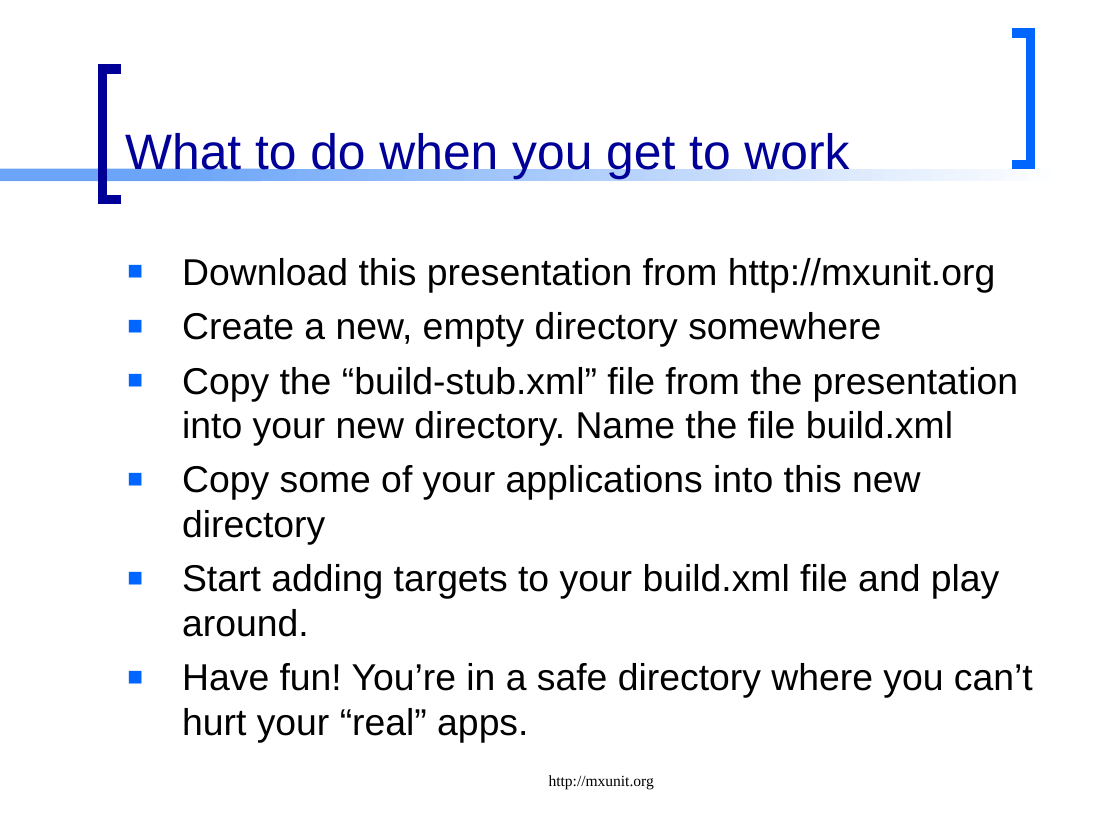
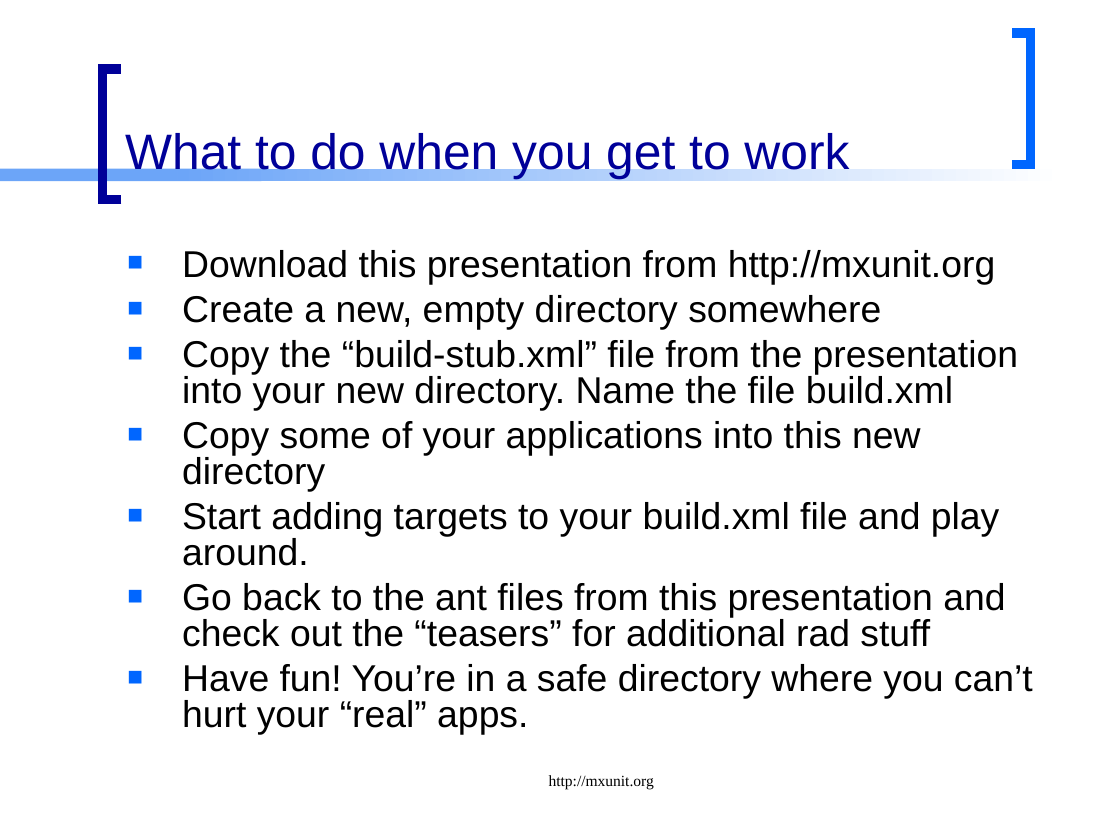
Before and after one commit to marcesher/mxunit-cfmeetups, a slide deck: slide 9 of AntCFUnited/ppt/CFUnited - ANT.ppt. Drawn at 1120x840 pixels with LibreOffice and Linux fonts; fonts in the diff are those of the drawing. Boxes give left, top, right and bottom in pixels: in the first picture for what was removed or moved away, otherwise in the second. Text is boxed around its words. In the diff, an @@ line names an element or a change of style, - is before the commit and + after.

```diff
--- a/AntCFUnited/ppt/CFUnited - ANT.ppt
+++ b/AntCFUnited/ppt/CFUnited - ANT.ppt
@@ text at [182, 250, 1033, 735]: line spacing 1 to 0.8 @@
@@ text at [182, 583, 1005, 647]: paragraph added @@
+■ Go back to the ant files from this presentation and check out the “teasers” for additional rad stuff
```
Also in this commit, not shown: 1 other slide changed.
